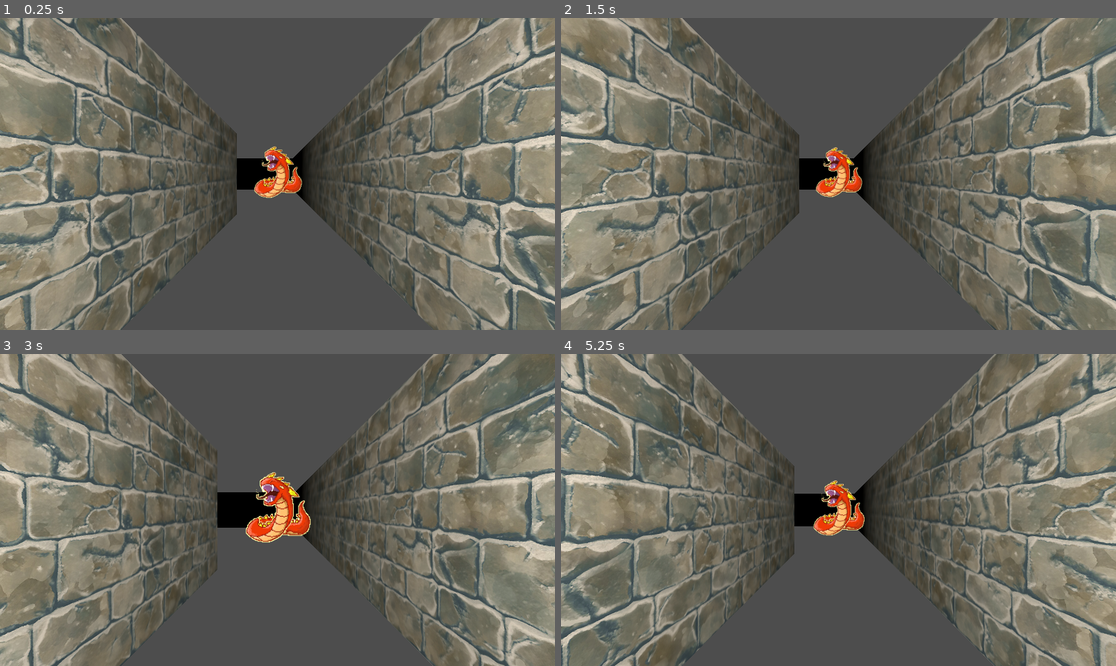
Above: before the commit, frames 1-4 (two rows, left to right).
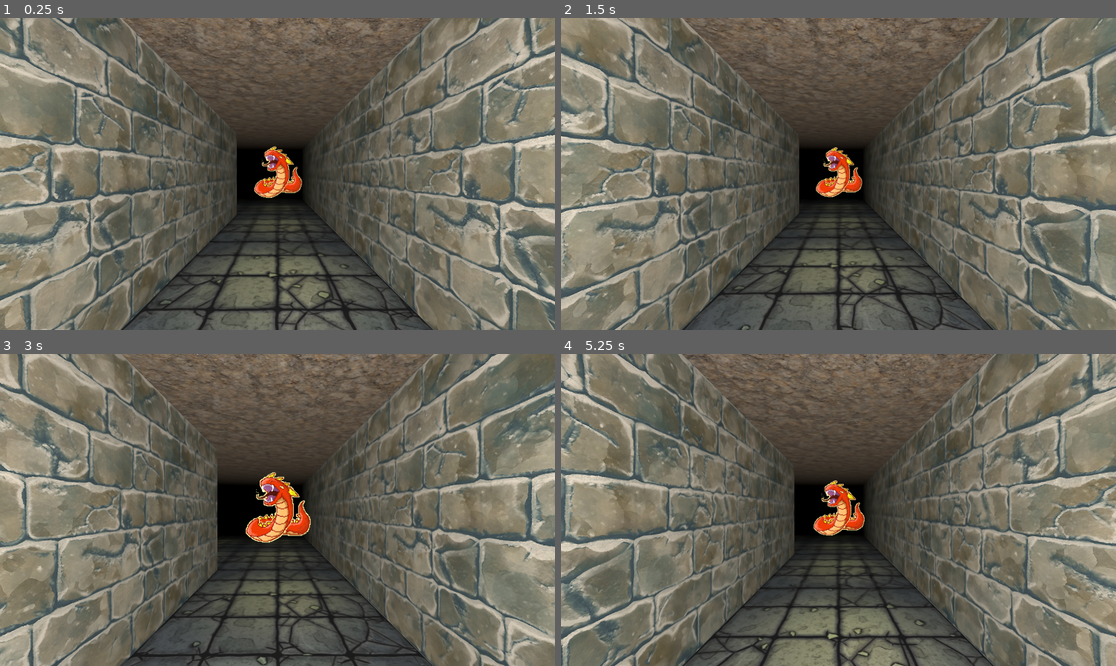
Above: after the commit, the same moments.

Repository: cznrhubarb/dngn
Game: Godot game, scene res://dungeon.tscn
Two runs of this game, one before a commit and one after it. Both use one fixed random seed, a clock stepped at 60 frames per second and the inputs below.
Inputs:
- Up to frame 1 (0.25 s): no input
- Up to frame 2 (1.5 s): tap Enter at 0.5 s; hold E (move_right) 0.53-1.28 s; tap Space at 1.25 s; hold S (move_back) from 1.28 s (still down)
- Up to frame 3 (3 s): tap Enter at 2 s; release S (move_back) at 2.03 s; hold E (move_right) 2.03-2.78 s; tap Space at 2.75 s; hold W (move_forward) from 2.78 s (still down)
- Up to frame 4 (5.25 s): tap Enter at 3.5 s; release W (move_forward) at 3.53 s; hold Q (move_left) 3.53-5.03 s; tap Space at 4.25 s; hold S (move_back) from 5.03 s (still down)

The runs differ from the first frame. In frame 1, 15% of the frame differs, in the area x 21-78%, y 0-100%; in frame 2, 14%; in frame 3, 14%; in frame 4, 16%.

Commit message:
Add ceilings and floors

Diff:
--- a/dungeon.gd
+++ b/dungeon.gd
@@ -20,6 +20,7 @@
 func build(data: Array):
 	collision_data = data
 	var wall_scene: PackedScene = load("res://wall.tscn")
+	var empty_scene: PackedScene = load("res://empty.tscn")
 
 	for y in data.size():
 		var row = data[y]
@@ -29,7 +30,12 @@
 				var wall: Node3D = wall_scene.instantiate()
 				wall.position = Vector3(x, 0, y)
 				$Walls.add_child(wall)
-			elif cell.begins_with('p'):
+			else:
+				var empty: Node3D = empty_scene.instantiate()
+				empty.position = Vector3(x, -0.5, y)
+				$Walls.add_child(empty)
+
+			if cell.begins_with('p'):
 				viewpoint.position = Vector3(x, 0, y)
 				viewpoint.look_at(viewpoint.position + get_orientation_for_direction(cell[1]))
 
--- /dev/null
+++ b/empty.tscn
@@ -0,0 +1,29 @@
+[gd_scene load_steps=7 format=3 uid="uid://bxwd7msdcgu32"]
+
+[ext_resource type="Texture2D" uid="uid://dg45pijxsd3ko" path="res://img/dirt.jpg" id="1_nulou"]
+[ext_resource type="Texture2D" uid="uid://32pfl2bb1uat" path="res://img/floor.jpg" id="2_u3dpk"]
+
+[sub_resource type="StandardMaterial3D" id="StandardMaterial3D_gp7rv"]
+albedo_texture = ExtResource("1_nulou")
+
+[sub_resource type="PlaneMesh" id="PlaneMesh_ow5b6"]
+material = SubResource("StandardMaterial3D_gp7rv")
+flip_faces = true
+
+[sub_resource type="StandardMaterial3D" id="StandardMaterial3D_x61n8"]
+albedo_texture = ExtResource("2_u3dpk")
+
+[sub_resource type="PlaneMesh" id="PlaneMesh_rpdmq"]
+material = SubResource("StandardMaterial3D_x61n8")
+
+[node name="Empty" type="Node3D"]
+
+[node name="Ceiling" type="MeshInstance3D" parent="."]
+transform = Transform3D(0.5, 0, 0, 0, 0.5, 0, 0, 0, 0.5, 0, 1, 0)
+mesh = SubResource("PlaneMesh_ow5b6")
+skeleton = NodePath("../..")
+
+[node name="Floor" type="MeshInstance3D" parent="."]
+transform = Transform3D(0.5, 0, 0, 0, 0.5, 0, 0, 0, 0.5, 0, 0, 0)
+mesh = SubResource("PlaneMesh_rpdmq")
+skeleton = NodePath("../..")
Binary file added: img/dirt.jpg
Not shown, added: img/dirt.jpg.import
Binary file added: img/floor.jpg
Not shown, added: img/floor.jpg.import
Not shown: 1 places in wall.tscn that only renumber resources
